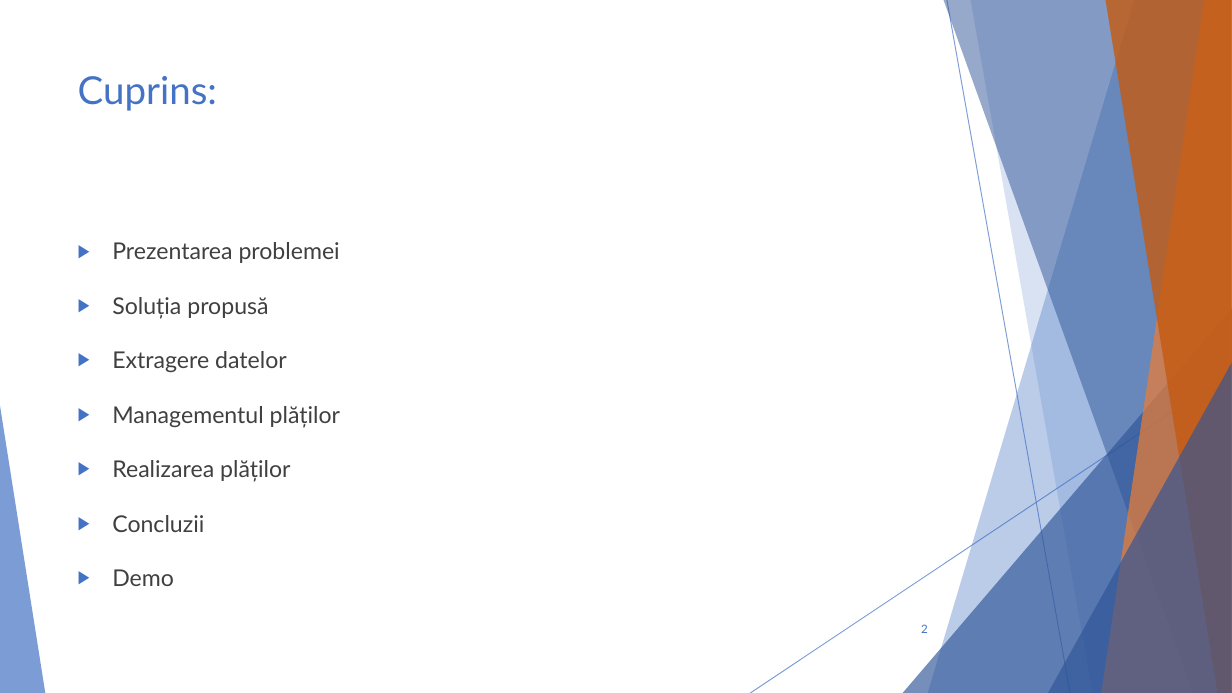
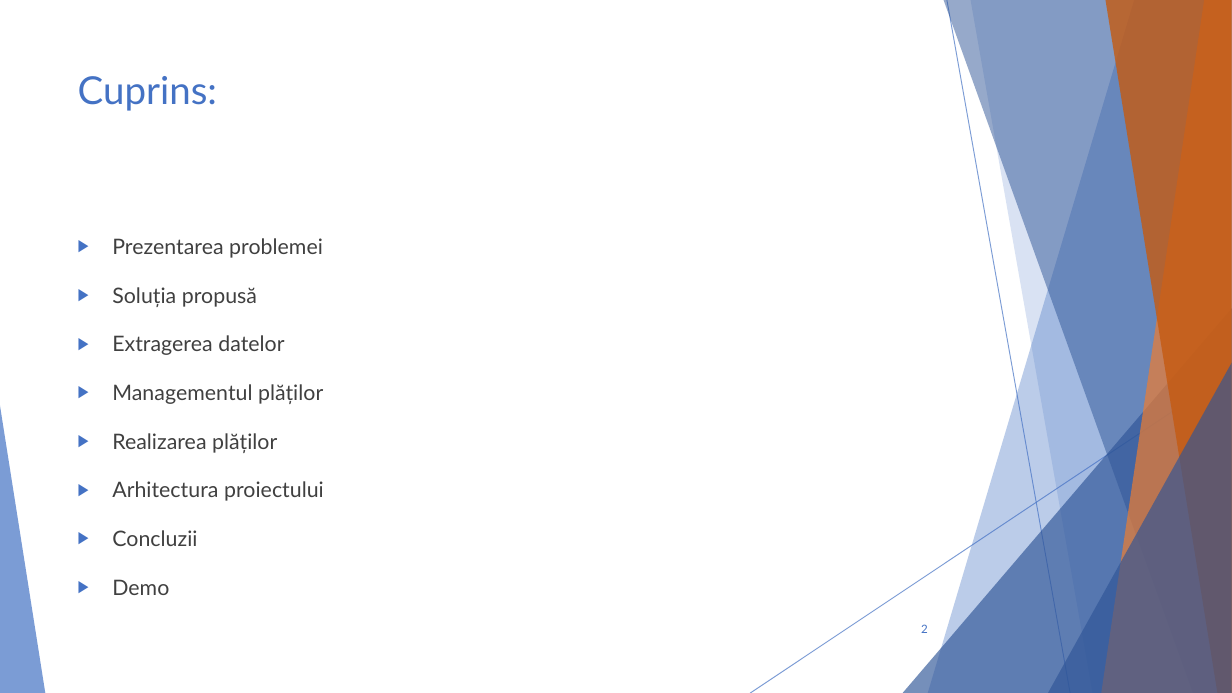
Before and after one commit to cristi-cosulianu/Licenta, a slide deck: slide 2 of Prezentare licenta.pptx. Drawn at 1232x693 pixels with LibreOffice and Linux fonts; fonts in the diff are those of the drawing. Boxes give left, top, right and bottom in pixels: in the first picture for what was removed or moved away, otherwise in the second. Text is boxed around its words. In the diff, an @@ line names an element or a change of style, - is before the commit and + after.

Commit message:
prezentare

```diff
--- a/Prezentare licenta.pptx
+++ b/Prezentare licenta.pptx
@@ text at (x1=112, y1=238, x2=323, y2=595): size 18 to 16.6 pt in "Prezentarea problemei", "Soluția propusă", "Managementul plăților", "Realizarea plăților" and 2 more places; line spacing 1.5 to 1.4 @@
@@ text at (x1=112, y1=335, x2=284, y2=355): text changed; size 18 to 16.6 pt @@
-▶ Extragere datelor
+▶ Extragerea datelor
@@ text at (x1=112, y1=481, x2=324, y2=501): paragraph added @@
+▶ Arhitectura proiectului
```
Also in this commit, not shown: 11 other slides changed, 8 slides added, 6 other files.
